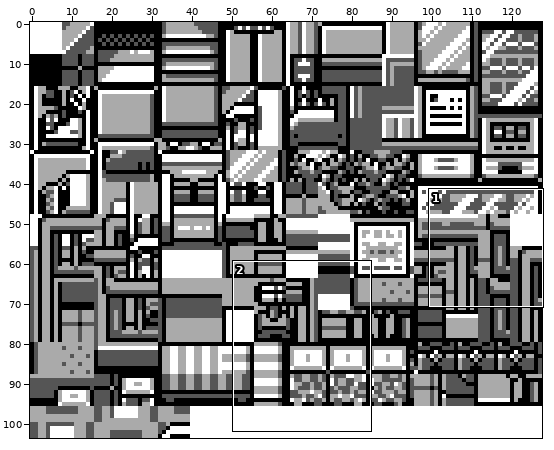
Sprite sheet: gfx/tilesets/mart.png. The picture above shows the old version from afar; the outline marks the close-up.
Close-up. As it was:
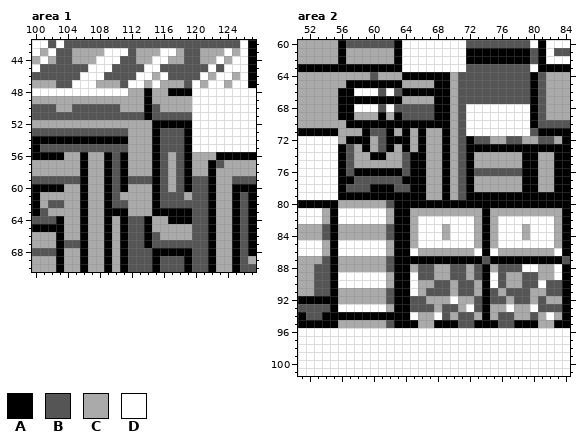
The file is 128x104 pixels. Shown: area 1: x 100..127, y 42..70; area 2: x 51..84, y 60..101.
Palette (. is transparent): A #000000  B #555555  C #aaaaaa  D #ffffff
Pixels before, area 1, first column x 100:
42 DDBDBBBBBBBBBBBBBBBBBBBBBBDA
43 DCDBBCCCCDDDBCCCDDCBBCCCDCDA
44 CDCBBCCCDDDBBCCDDCCBBCCDCDDA
45 DBBBBBBDDDBBBBDDBBBBBBDBDDDA
46 BBBBBBDDDBBBBDDCDBBBBDCDDCDA
47 CCCBBDDDCCCBDDCDCCCBDCDDCDDA
48 DDDDDDDDDDDDCCACCAAADDDDDDDD
49 CCCCCCCCCCCCCCACCCCCDDDDDDDD
50 BBBCCBBBBBBCCCABCCCCDDDDDDDD
51 BBBBBBBBBBBBBBABBBBBDDDDDDDD
52 CCCCCCCCCCCCCCCAAAAADDDDDDDD
53 BBBBBBBBBBBBCCCABBBADDDDDDDD
54 AAAAAAAAAAAACCCABBBADDDDDDDD
55 ABBBBBBBBBBBCCCABBBADDDDDDDD
56 AAAACCACCABACCCABCBACCCAAAAA
57 CCCCCCACCABACCCABCBACCABCCCC
58 CCCCCCACCABACCCABCBACCACCCCC
59 BBBBBBACCABABBBABCBABBACCBBB
60 AAAACCACCABACCCABCBABBACCAAA
61 ACCCCCACCABCCCCABBBCBBACCABA
62 ACBBCCACCABBCCCABBBBBBACCABA
63 ABCCCCACCAAACCCAAAAABBACCABA
64 BBBACCACCACABBACCAAABBACCABA
65 AAAACCACCACABBACCCCCBBACCABA
66 CCCACCACCACABBABCCCCBBACCABA
67 CCCABBACCACABBABBBBBBBACCABA
68 BBBACCACCACABBBAAAAABBACCABA
69 CCCACCACCACABBBABBBABBACCABC
70 CCCACCACCACABBBABBBABBACCABB
Pixels before, area 2, first column x 51:
 60 CCCCCABBBBBBADDDDDDDDBBBBBBBBDADDD
 61 CCCCCACCCCCCADDDDDDDDAAAAAAAABADBB
 62 CCCCCACCCCCCADDDDDDDDAAAAAAAABADDD
 63 AAAAAAAAAAAAADDDDDDDDBBBBBBBBDAAAA
 64 CCCCCCCCCBCCCAAAAAACBBBBBBBBBABCCC
 65 CCCCCCAAAAAAACCCCAACBBBBBBBBBABCCC
 66 CCCCCAADDDBDBAAAAAACBBBBBBBBBABCCC
 67 CCCCCAAAAAAAACCCCAACBBBBBBBBBABCCC
 68 CCCCCAADDDBDBBBBBAACBDDDDDDDDABCCC
 69 CCCCCAACCCACABBBBAACBDDDDDDDDABCCC
 70 CCCCCCAAAAAAAAAAAAACBDDDDDDDDABBBB
 71 AAAAACCCABBACACACCACBDDDDDDDDBAAAA
 72 DDDDDCAAACBAAACACCACBABBCCBBCCBBCA
 73 DDDDDABCACBACACACCACBAAAAAAAAAAAAA
 74 DDDDDABCCAACCBAACCACBACCCCCCAACCAA
 75 DDDDDABCCCCCCBAACCACBACCCCCCAACCAA
 76 DDDDDABAAAAAABAACCACBABBBBBBAACCAA
 77 DDDDDAABBBBBBAAACCACBACCCCCCAACCAA
 78 DDDDDABBBAAABBAACCACBACCCCCCAACCAA
 79 DDDDDAAAAAAAAAAACCACBAAAAAAAAAAAAA
 80 AAAAACCCCCCBAAAAAAAAAAAAAAAAAAAAAA
 81 DDDCADDDDDDCAACCCCCCCCCACCCCCCCCCA
 82 DDDCADDDDDDCAACDDDDDDDCACDDDDDDDCA
 83 CCCBACCCCCCBAACDDDCDDDCACDDDCDDDCA
 84 CCCBACCCCCCBAACDDDCDDDCACDDDCDDDCA
 85 DDDCADDDDDDCAACDDDDDDDCACDDDDDDDCA
 86 DDDCADDDDDDCAADCCCCCCCDADCCCCCCCDA
 87 CCCBACCCCCCBAAAAAAAAAAABAAAAAAAAAB
 88 CCBBACCCCCCBAACBBCCBBCBACBBBDDCCDA
 89 CCBBADDDDDDCAADBBCCBBCBADBCCBBCCDA
 90 CCBBADDDDDDCAADCCBBCBBCADBCCBBDBBA
 91 CCBBACCCCCCBAADCBBBCBBCABCBBBCCBBA
 92 AAAAACCCCCCBAABBCCCDCCBABBCBBCBCCA
 93 BBBBADDDDDDCAABBBCBBCDBACCDCCDBBBA
 94 ABBAAAAAAAAAAADCCDBCBBCACBBCCBCDCA
 95 AAAAACCCCCCBAAACCAAABBAAABBAAACCAA
 96 DDDDDDDDDDDDDDDDDDDDDDDDDDDDDDDDDD
 97 DDDDDDDDDDDDDDDDDDDDDDDDDDDDDDDDDD
 98 DDDDDDDDDDDDDDDDDDDDDDDDDDDDDDDDDD
 99 DDDDDDDDDDDDDDDDDDDDDDDDDDDDDDDDDD
100 DDDDDDDDDDDDDDDDDDDDDDDDDDDDDDDDDD
101 DDDDDDDDDDDDDDDDDDDDDDDDDDDDDDDDDD
And afterwards:
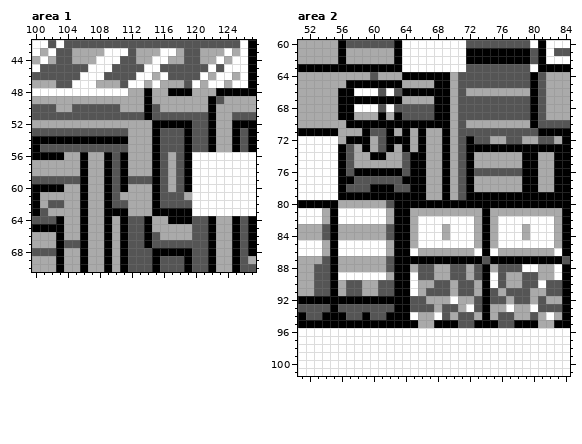
The commit says: Fixed Goldenrod roof tile
Edits made:
{"where": "area 1"}
{"y":48,"x":120,"old":"DDDDDDDD","new":"CCCAAAAA"}
{"y":49,"x":120,"old":"DDDDDDDD","new":"CCABCCCC"}
{"y":50,"x":120,"old":"DDDDDDDD","new":"CCACCCCC"}
{"y":51,"x":120,"old":"DDDDDDDD","new":"BBACCBBB"}
{"y":52,"x":120,"old":"DDDDDDDD","new":"BBACCAAA"}
{"y":53,"x":120,"old":"DDDDDDDD","new":"BBACCABA"}
{"y":54,"x":120,"old":"DDDDDDDD","new":"BBACCABA"}
{"y":55,"x":120,"old":"DDDDDDDD","new":"BBACCABA"}
{"y":56,"x":120,"old":"CCCAAAAA","new":"DDDDDDDD"}
{"y":57,"x":120,"old":"CCABCCCC","new":"DDDDDDDD"}
{"y":58,"x":120,"old":"CCACCCCC","new":"DDDDDDDD"}
{"y":59,"x":120,"old":"BBACCBBB","new":"DDDDDDDD"}
{"y":60,"x":120,"old":"BBACCAAA","new":"DDDDDDDD"}
{"y":61,"x":120,"old":"BBACCABA","new":"DDDDDDDD"}
{"y":62,"x":120,"old":"BBACCABA","new":"DDDDDDDD"}
{"y":63,"x":120,"old":"BBACCABA","new":"DDDDDDDD"}
{"where": "area 2"}
{"y":66,"x":72,"old":"BBBBBBBB","new":"CCCCCCCC"}
{"y":68,"x":72,"old":"DDDDDDDD","new":"BBBBBBBB"}
{"y":69,"x":72,"old":"DDDDDDDD","new":"BBBBBBBB"}
{"y":70,"x":72,"old":"DDDDDDDD","new":"CCCCCCCC"}
{"y":71,"x":72,"old":"DDDDDDDD","new":"BBBBBBBB"}
{"y":90,"x":56,"old":"DDDDDDC","new":"CBBCCBB"}
{"y":91,"x":57,"old":"CC","new":"BB"}
{"y":91,"x":61,"old":"C","new":"B"}
{"y":92,"x":56,"old":"CCCCCCB","new":"AAAAAAA"}
{"y":93,"x":56,"old":"DDDDDDC","new":"BBBBBBB"}
{"y":94,"x":57,"old":"AA","new":"BB"}
{"y":94,"x":60,"old":"AA","new":"BB"}
{"y":95,"x":56,"old":"CCCCCCB","new":"AAAAAAA"}
{"label":"changed","picture_box":[192,88,256,216]}
{"label":"changed","picture_box":[466,88,530,136]}
{"label":"changed","picture_box":[338,280,394,328]}
